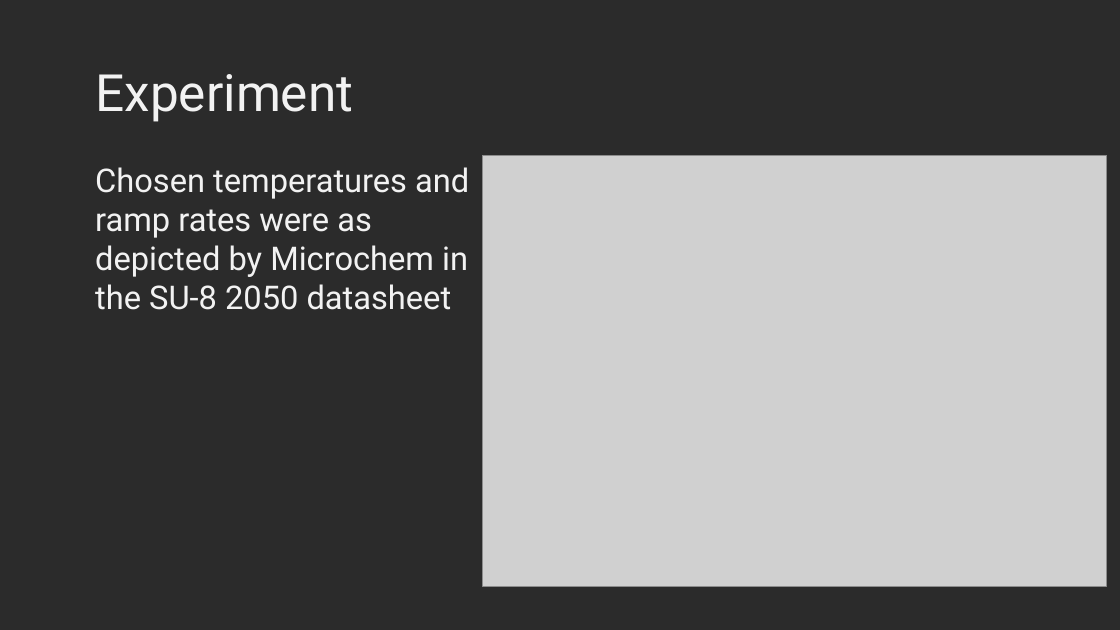
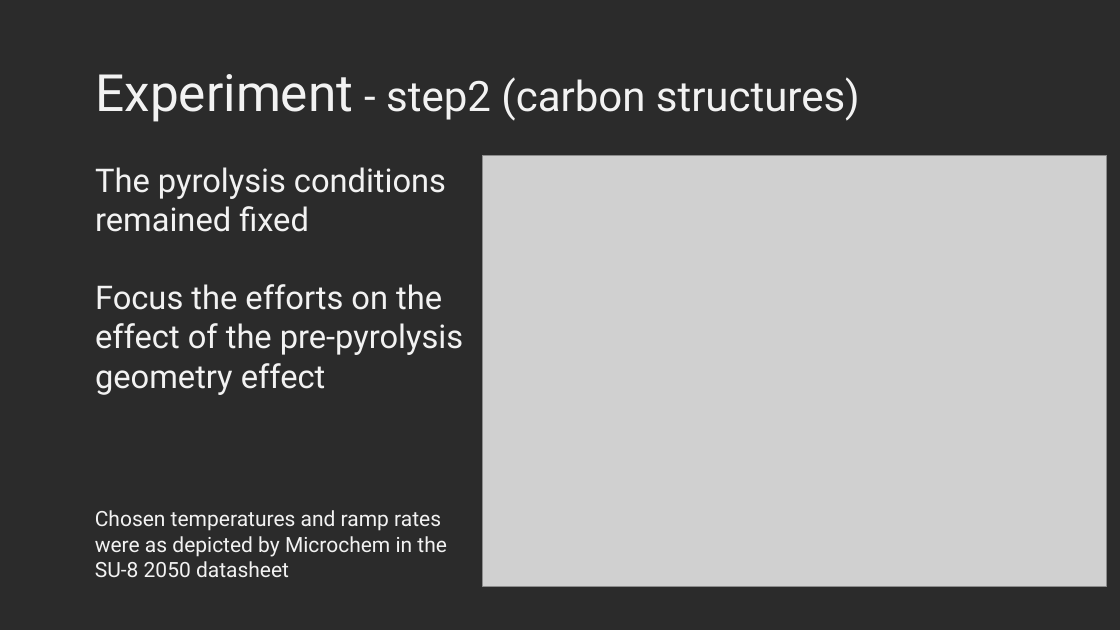
Before and after one commit to KiraSensei13/MNT_ITESM_Thesis, a slide deck: slide 4 of Shared_A01212611/Slides/GroupMeeting004_Pyrolysis_induced_shrinking.pptx. Drawn at 1120x630 pixels with LibreOffice and Linux fonts; fonts in the diff are those of the drawing; grey boxes stand for pictures; background and template pictures are left out; a plain dark background stands for a picture behind light text. Boxes give left, top, right and bottom in pixels: in the first picture for what was removed or moved away, otherwise in the second. Text is boxed around its words. In the diff, an @@ line names an element or a change of style, - is before the commit and + after.

```diff
--- a/Shared_A01212611/Slides/GroupMeeting004_Pyrolysis_induced_shrinking.pptx
+++ b/Shared_A01212611/Slides/GroupMeeting004_Pyrolysis_induced_shrinking.pptx
@@ title at [96, 74, 860, 122]: text changed; size 44 to 36 pt @@
-Experiment
+Experiment - step2 (carbon structures)
@@ text added at [95, 167, 463, 395], 28 pt, text #F2F2F2 @@
+The pyrolysis conditions remained fixed
+Focus the efforts on the effect of the pre-pyrolysis geometry effect
@@ text "Chosen temperatures and ramp rates ...": place and size @@
-text "Chosen temperatures and ramp rates ..." at [95, 167, 469, 310]
+text "Chosen temperatures and ramp rates ..." at [95, 510, 447, 577]
@@ text "Chosen temperatures and ramp rates ..." at [95, 510, 447, 577]: size 28 to 18 pt @@
```
Also in this commit, not shown: 7 other slides changed, 2 slides added, 2 slides removed.
